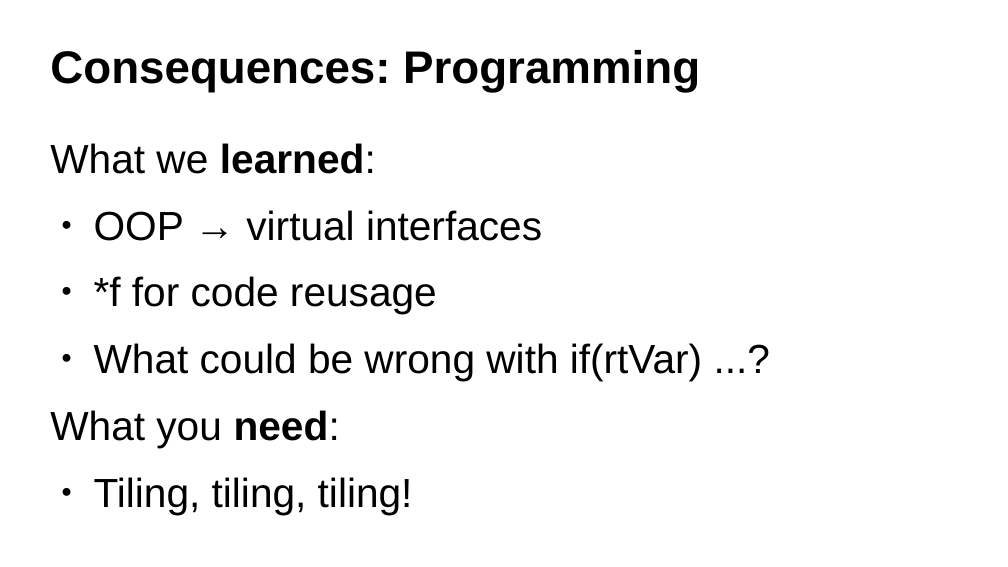
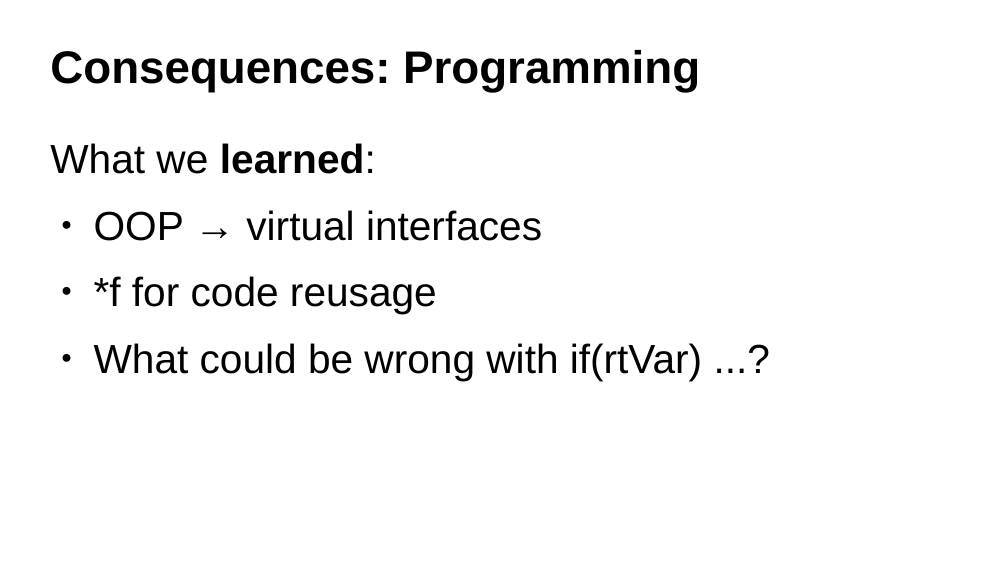
Before and after one commit to ax3l/datenspuren_2016, a slide deck: slide 32 of Slides.odp (slide 17 before the commit). Drawn at 1008x567 pixels with LibreOffice and Linux fonts; fonts in the diff are those of the drawing; background and template pictures are left out. Boxes give left, top, right and bottom in pixels: in the first picture for what was removed or moved away, otherwise in the second. Text is boxed around its words. In the diff, an @@ line names an element or a change of style, - is before the commit and + after.

```diff
--- a/Slides.odp
+++ b/Slides.odp
@@ text at (x1=50, y1=410, x2=413, y2=514): paragraphs removed @@
-What you need:
-● Tiling, tiling, tiling!
```
Also in this commit, not shown: 6 other slides changed, 21 slides added, 1 slide removed.
